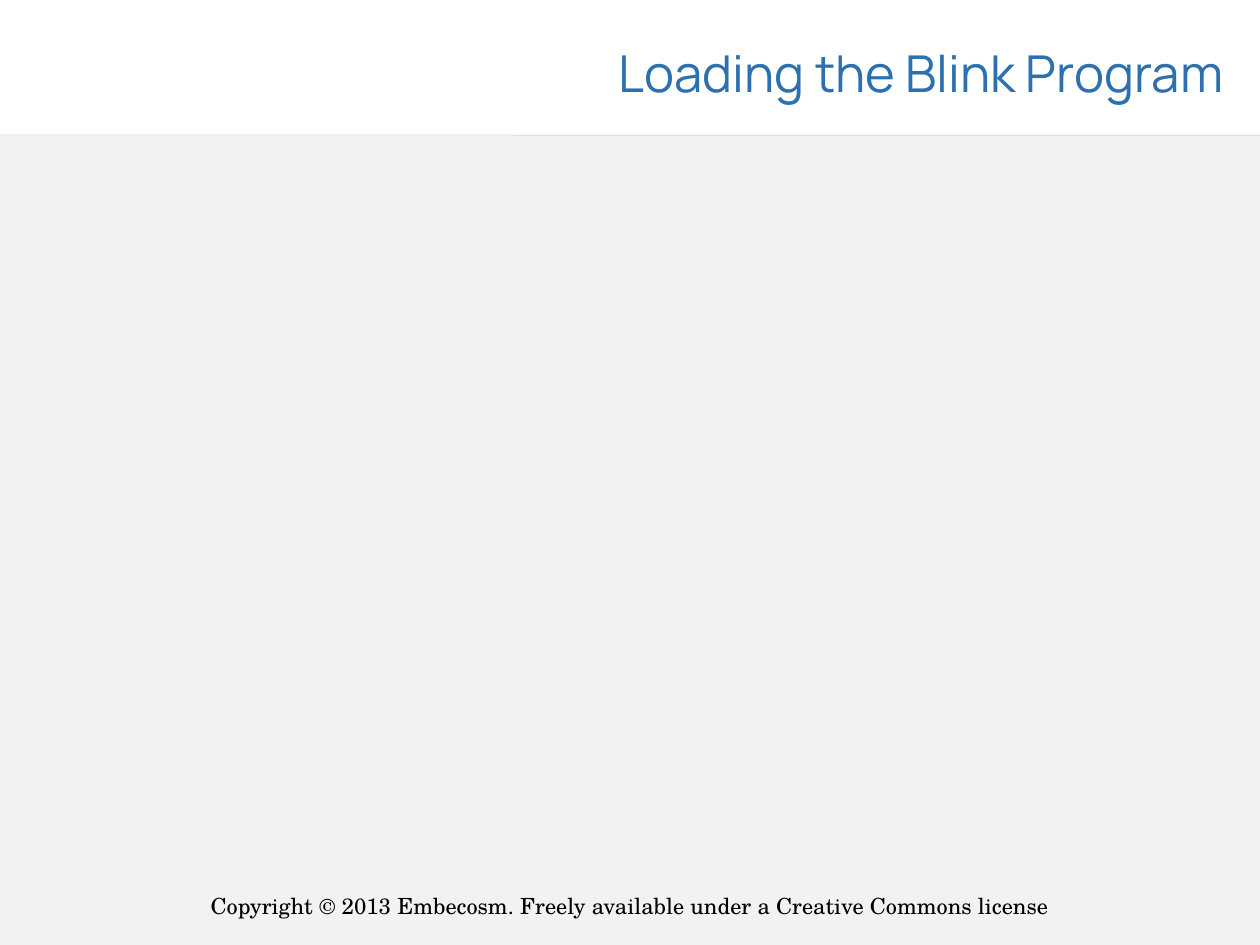
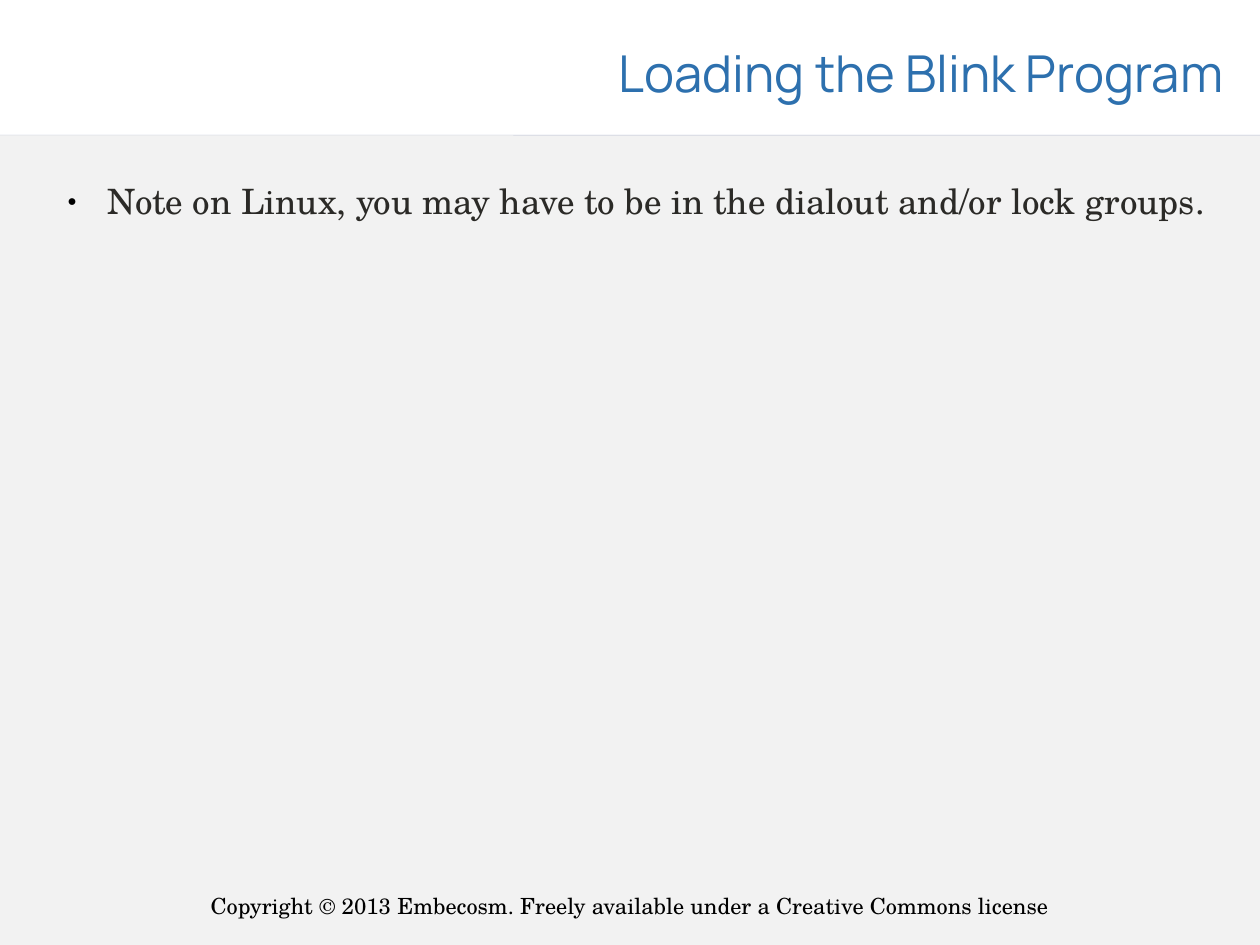
Before and after one commit to embecosm/shrimp-pov, a slide deck: slide 7 of presentations/shrimp-pov.odp. Drawn at 1260x945 pixels with LibreOffice and Linux fonts; fonts in the diff are those of the drawing; background and template pictures are left out. Boxes give left, top, right and bottom in pixels: in the first picture for what was removed or moved away, otherwise in the second. Text is boxed around its words. In the diff, an @@ line names an element or a change of style, - is before the commit and + after.

Commit message:
Updated presentation with POV board image and Arduino IDE screenshots

```diff
--- a/presentations/shrimp-pov.odp
+++ b/presentations/shrimp-pov.odp
@@ text added at (x1=108, y1=188, x2=1205, y2=221), 22 pt, text #2B2A27 @@
+● Note on Linux, you may have to be in the dialout and/or lock groups.
```
